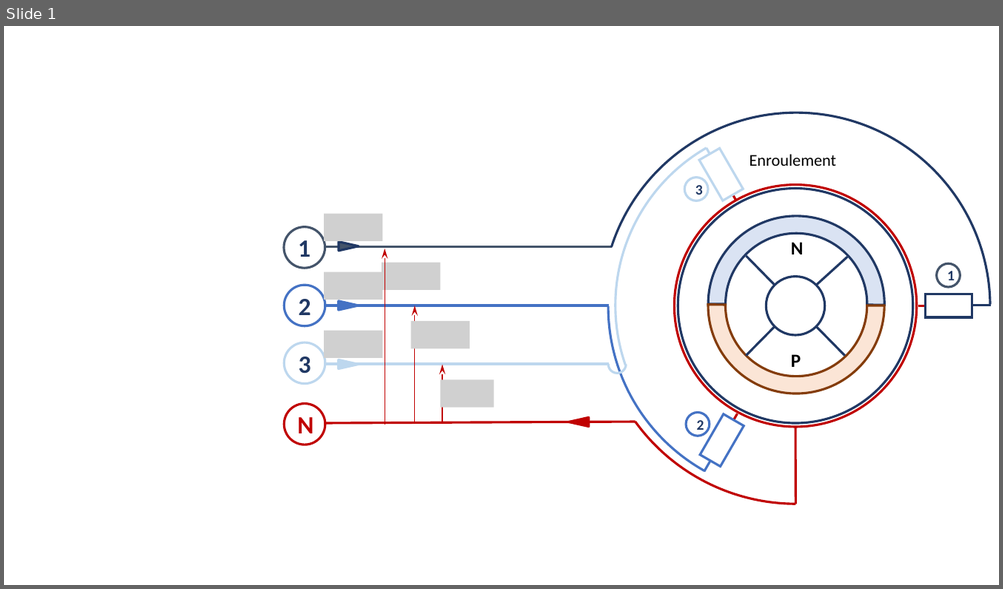
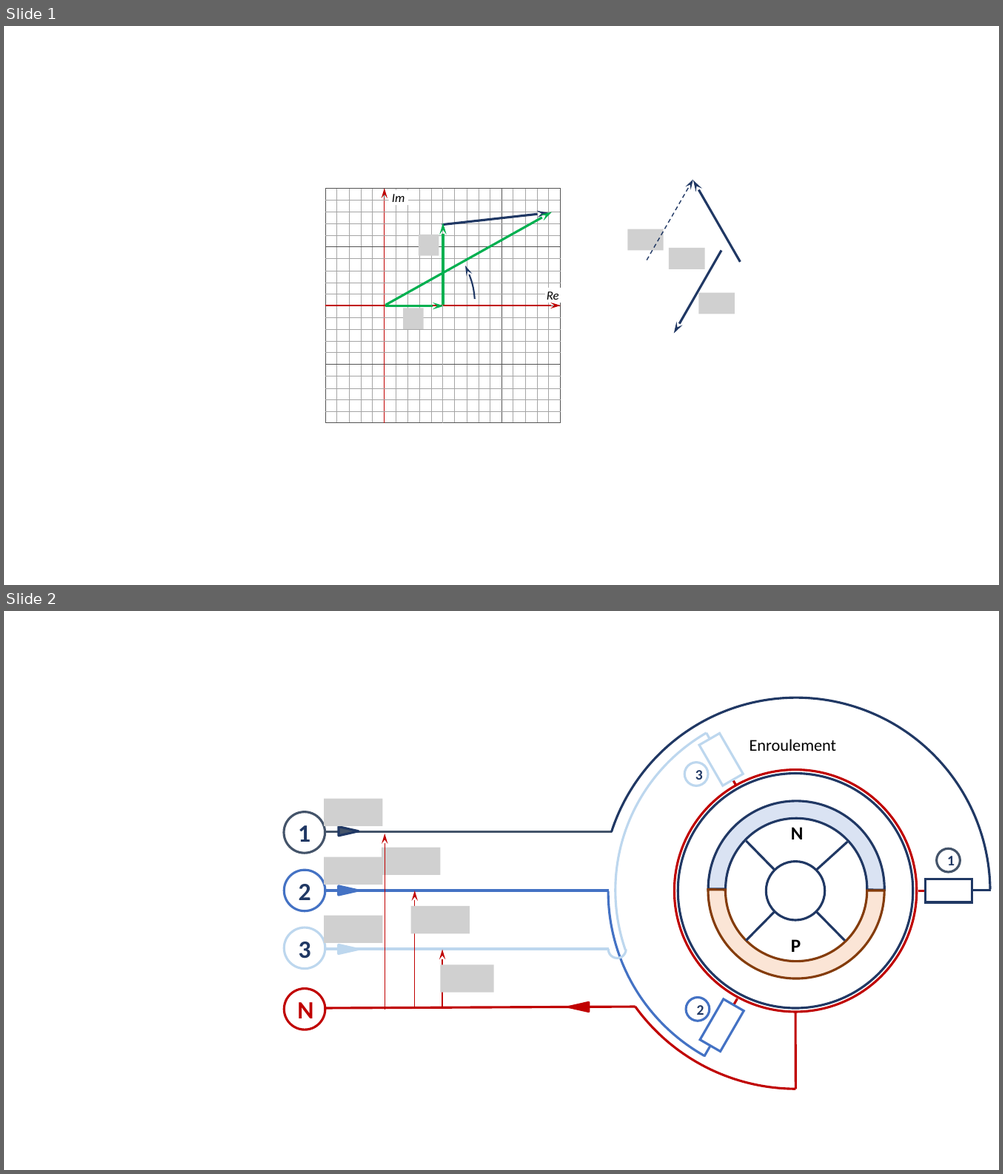
Before and after one commit to xpessoles/PT_GenieElectrique, a slide deck: 05_MachinesTriphasees/PT_GE_05_MS_Activite_02/images/PT_GE_05_MS_Activite_02.pptx. Shown one above the other, each under a label of ours: slide 1 before the commit, slides 1 and 2 after it. The pictures are 1003x589 and 1003x1174 pixels, drawn with LibreOffice and Linux fonts; fonts in the diff are those of the drawing; grey boxes stand for pictures; background and template pictures are left out. Boxes give left, top, right and bottom in pixels: in the first picture for what was removed or moved away, otherwise in the second. Text is boxed around its words. In the diff, an @@ line names an element or a change of style, - is before the commit and + after.

```diff
--- a/05_MachinesTriphasees/PT_GE_05_MS_Activite_02/images/PT_GE_05_MS_Activite_02.pptx
+++ b/05_MachinesTriphasees/PT_GE_05_MS_Activite_02/images/PT_GE_05_MS_Activite_02.pptx
@@ slide 1 added at (4,26,999,585), background #FFFFFF @@
@@ arrow added from (646, 261) to (694, 180), #203864 1 pt dashed @@
@@ arrow added from (740, 262) to (694, 181), #203864 2.25 pt @@
@@ rectangle added at (326,189,560,423), outline #525252 0.5 pt @@
@@ group added at (337,189,372,423): 4 lines @@
@@ line added from (384, 189) to (384, 423), #525252 0.5 pt @@
@@ arrow added from (384, 423) to (384, 189), #C00000 1 pt @@
@@ text added at (392,194,404,206), 12 pt, text #000000, italic @@
+Im
@@ group added at (395,189,431,423): 4 lines @@
@@ line added from (443, 189) to (443, 423), #A5A5A5 0.25 pt @@
@@ group added at (454,189,489,423): 4 lines @@
@@ line added from (502, 189) to (502, 423), #525252 0.5 pt @@
@@ group added at (513,189,549,423): 4 lines @@
@@ arc (boxed as its full ellipse) added at (295,217,475,397), outline #203864 1.5 pt @@
@@ arrow added from (385, 305) to (552, 212), #00B050 2.25 pt @@
@@ arrow added from (442, 225) to (549, 213), #203864 2.25 pt @@
@@ arrow added from (443, 305) to (443, 223), #00B050 2.25 pt @@
@@ line added from (326, 247) to (560, 247), #525252 0.5 pt @@
@@ group added at (326,200,560,235): 4 lines @@
@@ picture added at (418,235,438,257) @@
@@ picture added at (628,230,663,251) @@
@@ picture added at (669,248,705,270) @@
@@ arrow added from (721, 250) to (674, 333), #203864 2.25 pt @@
@@ rectangle added at (545,288,560,303), fill #FFFFFF, 12 pt, text #000000, italic @@
+Re
@@ line added from (326, 306) to (560, 306), #525252 0.5 pt @@
@@ arrow added from (326, 306) to (560, 306), #C00000 1 pt @@
@@ group added at (326,259,560,294): 4 lines @@
@@ arrow added from (385, 306) to (444, 306), #00B050 2.25 pt @@
@@ picture added at (403,308,424,329) @@
@@ picture added at (699,293,734,315) @@
@@ group added at (326,318,560,353): 4 lines @@
@@ line added from (326, 365) to (560, 365), #525252 0.5 pt @@
@@ group added at (326,376,560,412): 4 lines @@
@@ what was slide 1 is now slide 2 @@
```
Also in this commit, not shown: 1 other slide added, 1 slide removed, 4 other files.
